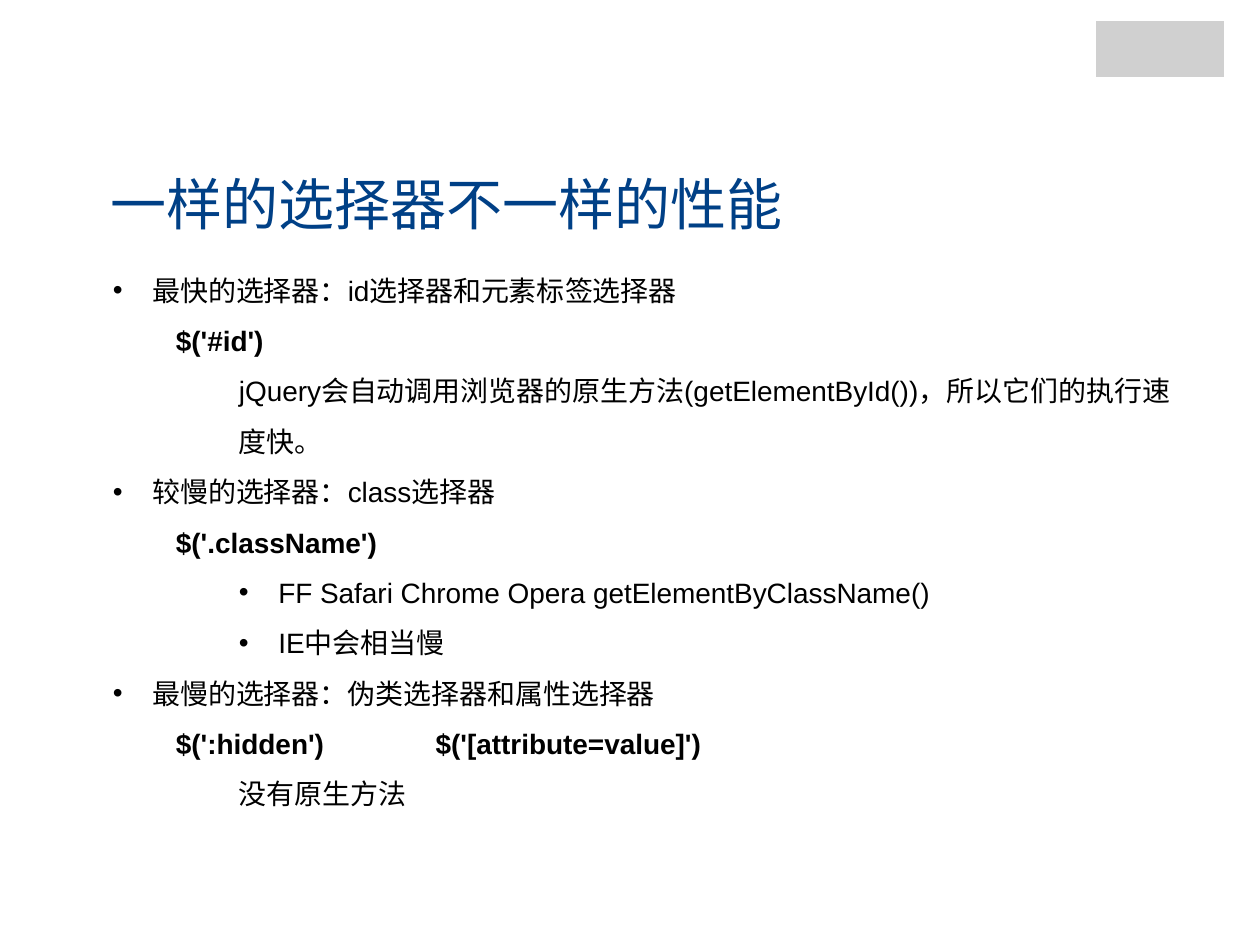
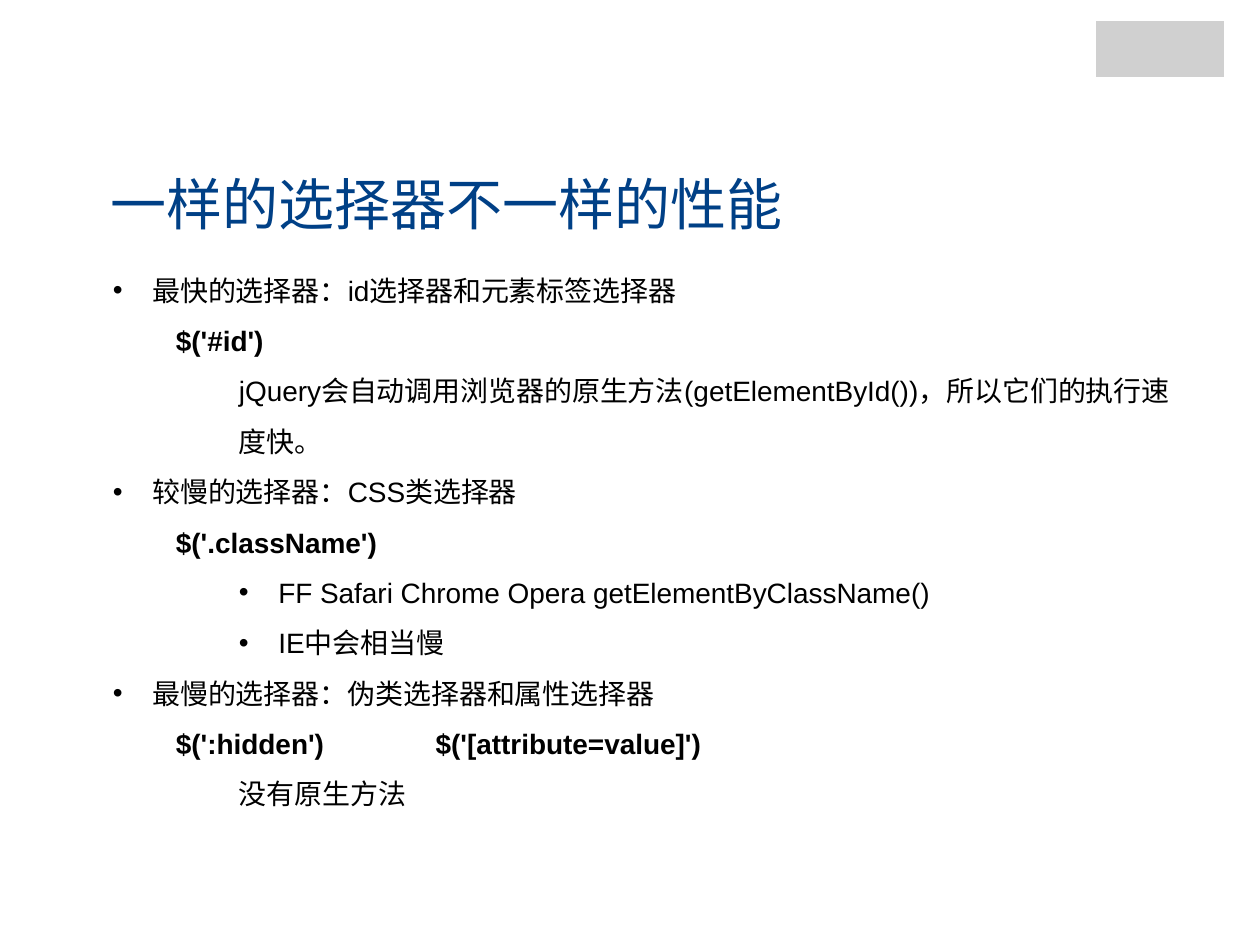
Before and after one commit to jianganglu/share-jquery-basic, a slide deck: slide 20 of jQuery基础应用.pptx (slide 21 before the commit). Drawn at 1260x945 pixels with LibreOffice and Linux fonts; fonts in the diff are those of the drawing; grey boxes stand for pictures; background and template pictures are left out. Boxes give left, top, right and bottom in pixels: in the first picture for what was removed or moved away, otherwise in the second. Text is boxed around its words. In the diff, an @@ line names an element or a change of style, - is before the commit and + after.

```diff
--- a/jQuery基础应用.pptx
+++ b/jQuery基础应用.pptx
@@ text at (152, 478, 517, 505): text changed @@
-• 较慢的选择器：class选择器
+• 较慢的选择器：CSS类选择器
```
Also in this commit, not shown: 7 other slides changed, 1 slide removed, 4 other files.
